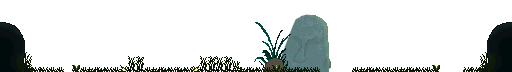
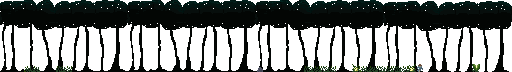
Layered file, before and after one edit (512 x 72). Changes by layer:
showed "MAIN LAYER FRONT", painted on it over [left=24, top=64, right=480, bottom=72]
showed "tress new" over [left=0, top=0, right=512, bottom=72]
hid "side bushes" over [left=16, top=52, right=496, bottom=72]
hid "MAIN LAYER BEHIND" over [left=0, top=22, right=512, bottom=72]
hid "Visible easter head" over [left=254, top=14, right=331, bottom=72]
